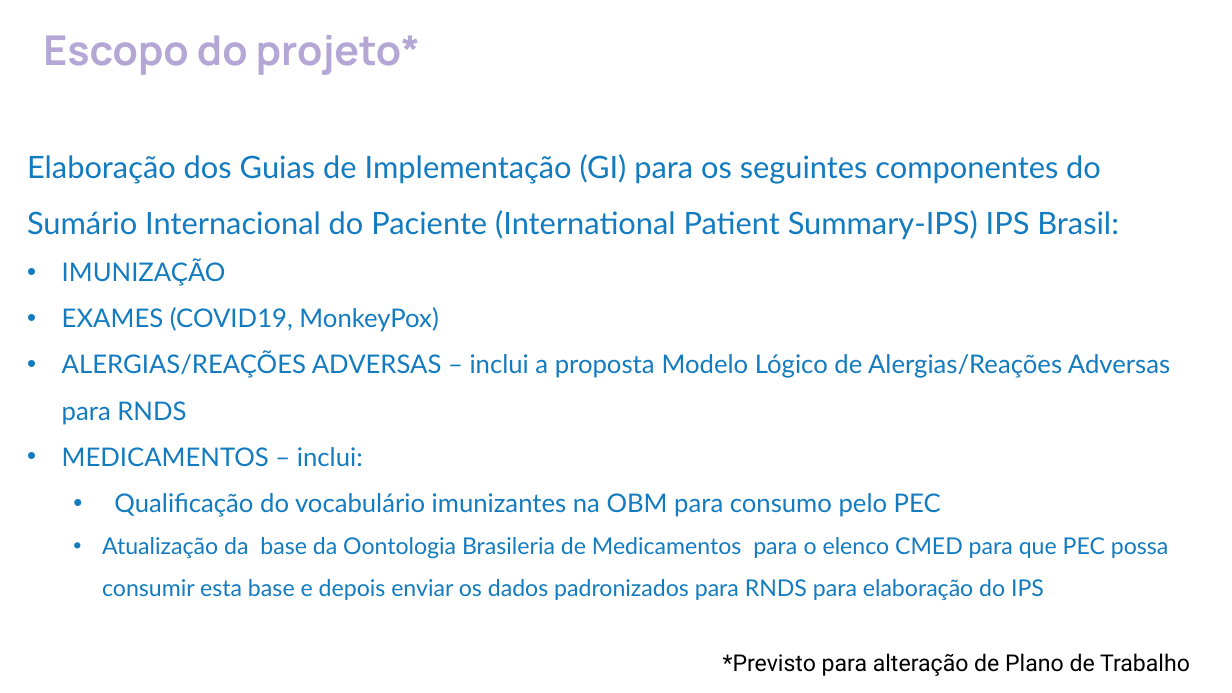
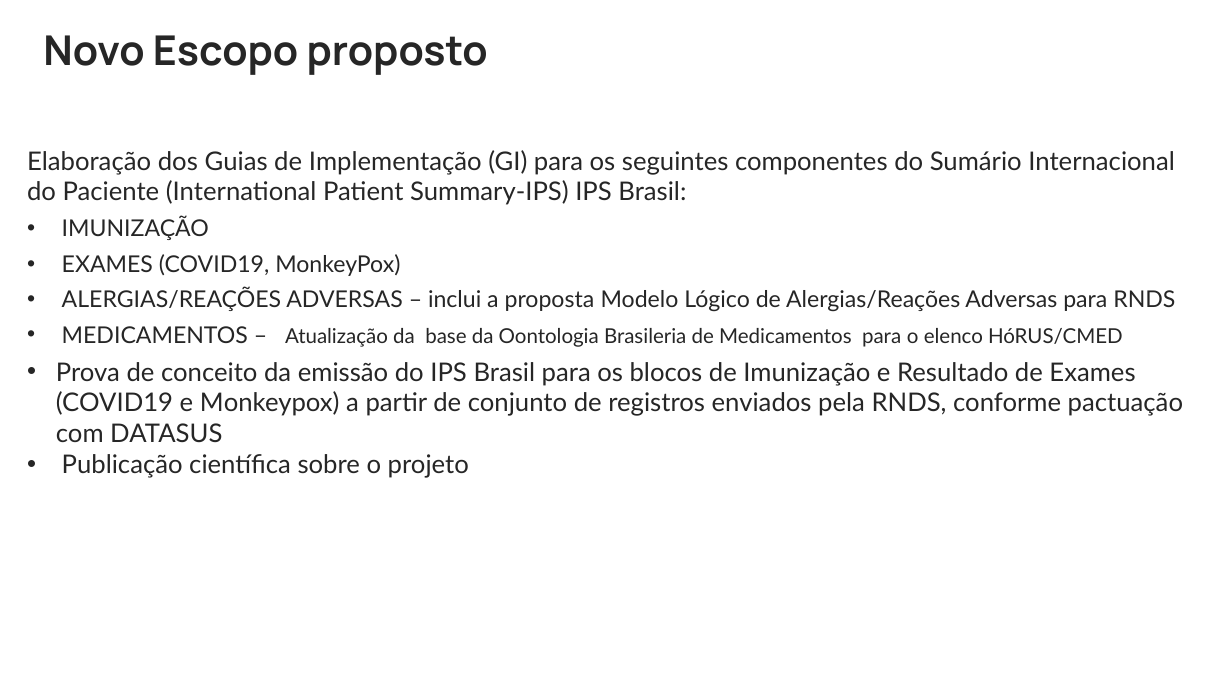
Before and after one commit to moaassis/https-git-codecommit.sa-east-1.amazonaws.com-v1-repos-ips-brasil-documentos, a slide deck: slide 3 of Gestão do Projeto/ApresentacoesProjeto/EscopoAlteracaoMarco23.pptx (slide 2 before the commit). Drawn at 1232x693 pixels with LibreOffice and Linux fonts; fonts in the diff are those of the drawing. Boxes give left, top, right and bottom in pixels: in the first picture for what was removed or moved away, otherwise in the second. Text is boxed around its words. In the diff, an @@ line names an element or a change of style, - is before the commit and + after.

Commit message:
Apresentacao Mudanca Escopo

```diff
--- a/Gestão do Projeto/ApresentacoesProjeto/EscopoAlteracaoMarco23.pptx
+++ b/Gestão do Projeto/ApresentacoesProjeto/EscopoAlteracaoMarco23.pptx
@@ text at (x1=43, y1=35, x2=488, y2=75): text changed; text colour #B4A7D6 to #262626 @@
-Escopo do projeto*
+Novo Escopo proposto
@@ text at (x1=27, y1=150, x2=1175, y2=312): size 24 to 20 pt in "Elaboração dos Guias de Implementação (GI) para ..."; text colour #137CC0 to #262626 in "Elaboração dos Guias de Implementação (GI) para ...", "IMUNIZAÇÃO", "EXAMES (COVID19, MonkeyPox)", "ALERGIAS/REAÇÕES ADVERSAS – inclui a proposta Modelo ..."; size 20 to 18 pt in "IMUNIZAÇÃO", "EXAMES (COVID19, MonkeyPox)", "ALERGIAS/REAÇÕES ADVERSAS – inclui a proposta Modelo ..."; line spacing 1.5 to 1; more space between paragraphs @@
@@ text at (x1=56, y1=326, x2=1183, y2=478): text changed; size 18 to 20 pt; text colour #137CC0 to #262626 @@
-• MEDICAMENTOS – inclui:
-  • Qualificação do vocabulário imunizantes na OBM para consumo pelo PEC
-  • Atualização da base da Oontologia Brasileria de Medicamentos para o elenco CMED para que PEC possa consumir esta base e depois enviar os dados padronizados para RNDS para elaboração do IPS
+• MEDICAMENTOS – Atualização da base da Oontologia Brasileria de Medicamentos para o elenco HóRUS/CMED
+• Prova de conceito da emissão do IPS Brasil para os blocos de Imunização e Resultado de Exames (COVID19 e Monkeypox) a partir de conjunto de registros enviados pela RNDS, conforme pactuação com DATASUS
+• Publicação científica sobre o projeto
@@ text removed at (x1=723, y1=653, x2=1190, y2=676) @@
-*Previsto para alteração de Plano de Trabalho
```
Also in this commit, not shown: 4 other slides changed, 1 slide added, 1 slide removed, 5 other files.
